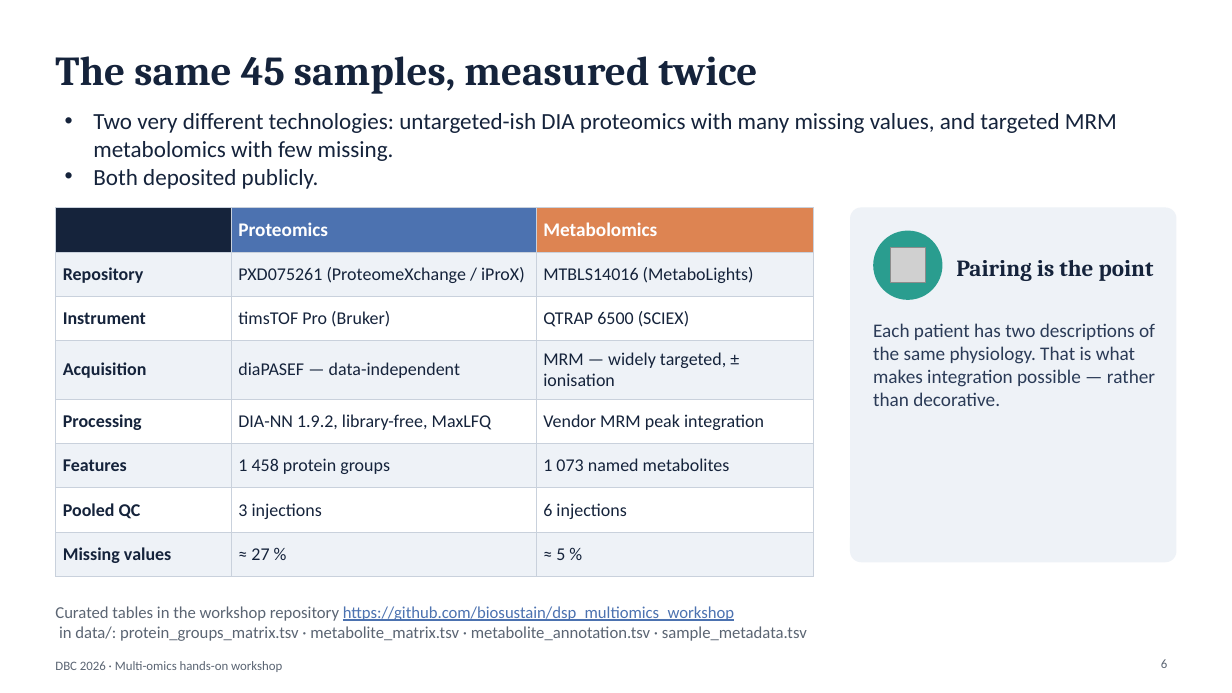
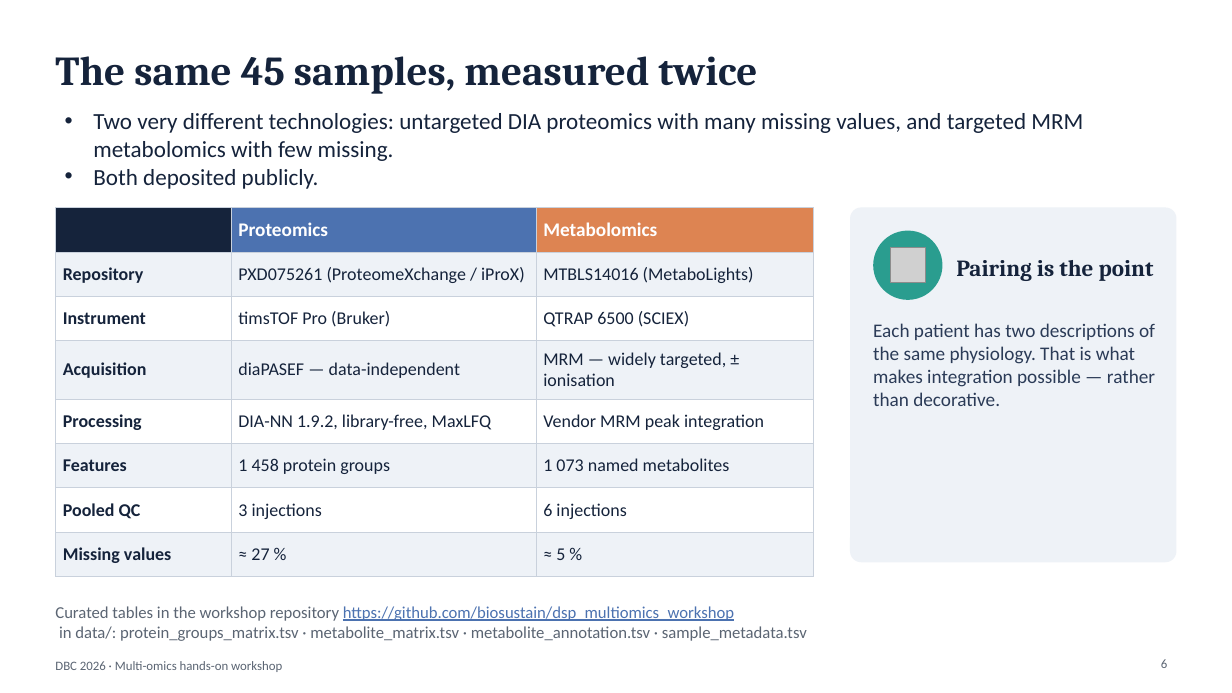
Before and after one commit to biosustain/dsp_multiomics_workshop, a slide deck: slide 6 of slides/01_workshop_introduction.pptx. Drawn at 1232x693 pixels with LibreOffice and Linux fonts; fonts in the diff are those of the drawing; grey boxes stand for pictures. Boxes give left, top, right and bottom in pixels: in the first picture for what was removed or moved away, otherwise in the second. Text is boxed around its words. In the diff, an @@ line names an element or a change of style, - is before the commit and + after.

```diff
--- a/slides/01_workshop_introduction.pptx
+++ b/slides/01_workshop_introduction.pptx
@@ text at <box>93,113,1083,161</box>: text changed @@
-• Two very different technologies: untargeted-ish DIA proteomics with many missing values, and targeted MRM metabolomics with few missing.
+• Two very different technologies: untargeted DIA proteomics with many missing values, and targeted MRM metabolomics with few missing.
```
Also in this commit, not shown: 10 other slides changed.
